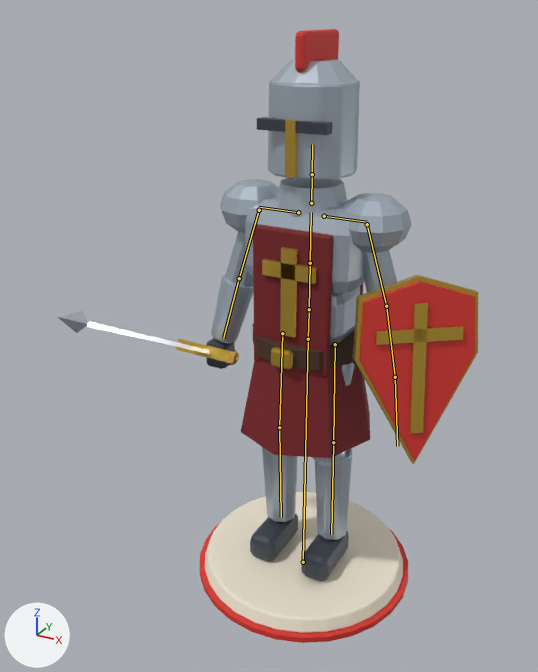
What one commit did to the glTF model art/export/Knights_Pawn.glb.
Rendered twice from a 50 mm lens placed at (1.11, -2.33, 2.2), pointed at (-0.07, -0.19, 1.13). Every picture has the same lights, and +X, +Y and +Z are marked at lower left. The older version comes first. The bones that change, and the others that lie on the model, are drawn over the model as lines.

The first picture shows 'Knights_Pawn_Mesh'.
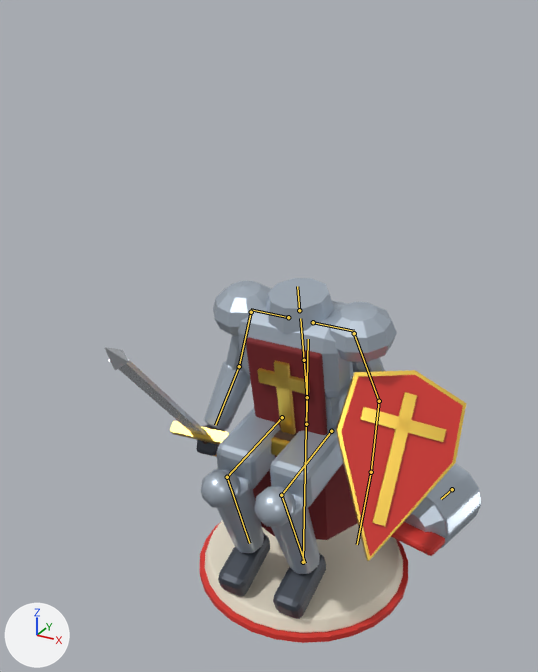
The newer file adds an action. The first version stands in its rest pose; the second is drawn at frame 19 of the action 'Behead'.

Changed parts and their boxes [x1, y1, x2, y2] in the pictures (538 x 672 px):
```json
{"object": "Knights_Pawn_Mesh", "change": "posed", "before": [57, 29, 478, 643], "after": [105, 278, 481, 643], "on screen": "11% narrower, 40% shorter"}
{"bone": "hips", "before": "(308, 339) to (309, 312)", "after": "(306, 424) to (307, 399)"}
{"bone": "spine", "before": "(309, 309) to (310, 263)", "after": "(307, 397) to (304, 360)"}
{"bone": "head", "before": "(312, 174) to (312, 144)", "after": "(452, 489) to (441, 499)"}
{"bone": "forearm.L", "before": "(386, 306) to (395, 377)", "after": "(379, 401) to (371, 472)"}
{"bone": "forearm.R", "before": "(239, 278) to (223, 338)", "after": "(239, 366) to (215, 425)"}
{"bone": "thigh.L", "before": "(335, 344) to (333, 442)", "after": "(331, 431) to (281, 495)"}
{"bone": "shin.L", "before": "(333, 442) to (331, 534)", "after": "(281, 495) to (305, 563)"}
{"bone": "thigh.R", "before": "(282, 333) to (279, 427)", "after": "(282, 417) to (227, 477)"}
{"bone": "shin.R", "before": "(279, 427) to (281, 517)", "after": "(227, 477) to (249, 543)"}
```

Scene script edits in JSON lines:
```json
{"block": "bone_hips", "where": "bone_hips = bpy.data.objects['Knights_Pawn'].pose.bones['hips']  # child of 'root'"}
{"op": "set", "path": "bone_hips.location", "old": "(0.0, 0.0, 0.0)", "new": "(0.0, -0.37, 0.0)"}
{"block": "bone_spine", "where": "bone_spine = bpy.data.objects['Knights_Pawn'].pose.bones['spine']  # child of 'hips'"}
{"op": "set", "path": "bone_spine.rotation_quaternion", "old": "(1.0, 0.0, 0.0, 0.0)", "new": "(0.995, 0.096, 0.0, 0.0)", "note": "degrees (0, 0, 0) -> degrees (11, 0, 0)"}
{"block": "bone_head", "where": "bone_head = bpy.data.objects['Knights_Pawn'].pose.bones['head']  # child of 'neck'"}
{"op": "set", "path": "bone_head.location", "old": "(0.0, 0.0, 0.0)", "new": "(0.47, -1.233, -0.447)"}
{"op": "set", "path": "bone_head.rotation_quaternion", "old": "(1.0, 0.0, 0.0, 0.0)", "new": "(-0.495, -0.504, 0.593, 0.385)", "note": "degrees (0, 0, 0) -> degrees (102, -12, -90)"}
{"block": "bone_forearm_l", "where": "bone_forearm_l = bpy.data.objects['Knights_Pawn'].pose.bones['forearm.L']  # child of 'upper_arm.L'"}
{"op": "set", "path": "bone_forearm_l.rotation_quaternion", "old": "(1.0, 0.0, 0.0, 0.0)", "new": "(0.94, 0.342, 0.0, 0.0)", "note": "degrees (0, 0, 0) -> degrees (40, 0, 0)"}
{"block": "bone_forearm_r", "where": "bone_forearm_r = bpy.data.objects['Knights_Pawn'].pose.bones['forearm.R']  # child of 'upper_arm.R'"}
{"op": "set", "path": "bone_forearm_r.rotation_quaternion", "old": "(1.0, 0.0, 0.0, 0.0)", "new": "(0.966, 0.259, 0.0, 0.0)", "note": "degrees (0, 0, 0) -> degrees (30, 0, 0)"}
{"block": "bone_thigh_l", "where": "bone_thigh_l = bpy.data.objects['Knights_Pawn'].pose.bones['thigh.L']  # child of 'hips'"}
{"op": "set", "path": "bone_thigh_l.rotation_quaternion", "old": "(1.0, 0.0, 0.0, 0.0)", "new": "(0.737, 0.676, 0.0, 0.0)", "note": "degrees (0, 0, 0) -> degrees (85, 0, 0)"}
{"block": "bone_shin_l", "where": "bone_shin_l = bpy.data.objects['Knights_Pawn'].pose.bones['shin.L']  # child of 'thigh.L'"}
{"op": "set", "path": "bone_shin_l.rotation_quaternion", "old": "(1.0, 0.0, 0.0, 0.0)", "new": "(0.609, -0.793, 0.0, 0.0)", "note": "degrees (0, 0, 0) -> degrees (-105, 0, 0)"}
{"block": "bone_thigh_r", "where": "bone_thigh_r = bpy.data.objects['Knights_Pawn'].pose.bones['thigh.R']  # child of 'hips'"}
{"op": "set", "path": "bone_thigh_r.rotation_quaternion", "old": "(1.0, 0.0, 0.0, 0.0)", "new": "(0.737, 0.676, 0.0, 0.0)", "note": "degrees (0, 0, 0) -> degrees (85, 0, 0)"}
{"block": "bone_shin_r", "where": "bone_shin_r = bpy.data.objects['Knights_Pawn'].pose.bones['shin.R']  # child of 'thigh.R'"}
{"op": "set", "path": "bone_shin_r.rotation_quaternion", "old": "(1.0, 0.0, 0.0, 0.0)", "new": "(0.609, -0.793, 0.0, 0.0)", "note": "degrees (0, 0, 0) -> degrees (-105, 0, 0)"}
```
